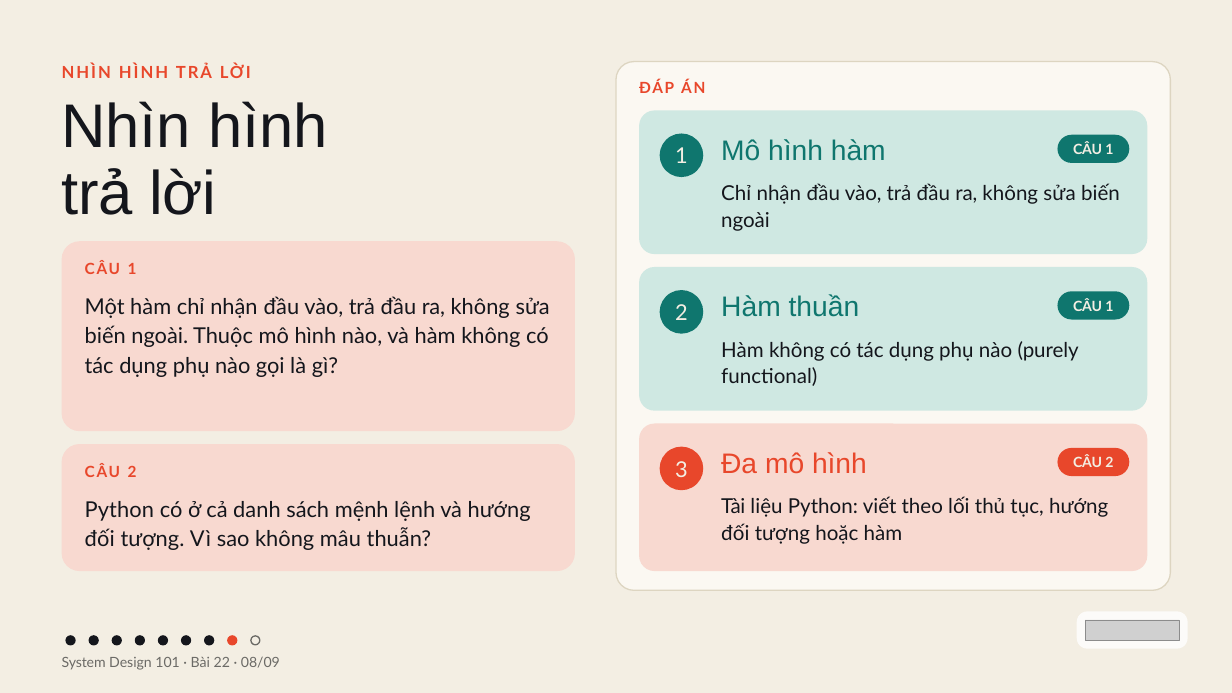
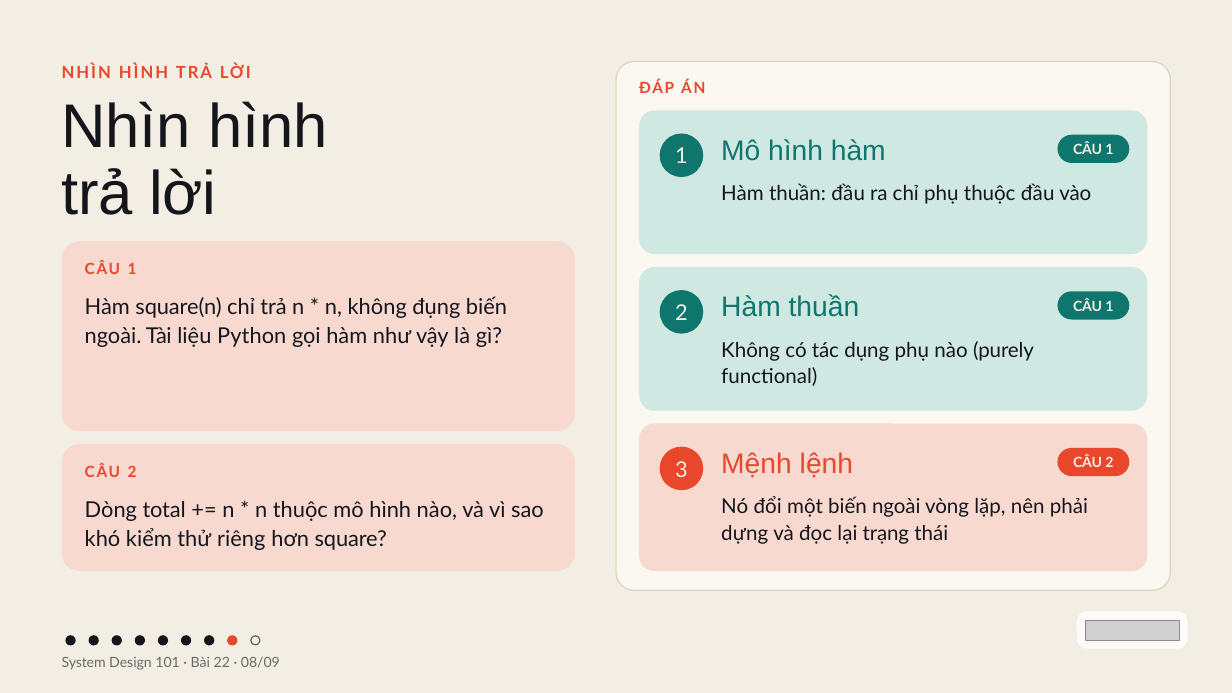
Before and after one commit to vohoailinh90/tool-marketing-studio, a slide deck: slide 8 of system-design-101/vi/lessons/sd-10-022/slides/sd-10-022.pptx. Drawn at 1232x693 pixels with LibreOffice and Linux fonts; fonts in the diff are those of the drawing; grey boxes stand for pictures. Boxes give left, top, right and bottom in pixels: in the first picture for what was removed or moved away, otherwise in the second. Text is boxed around its words. In the diff, an @@ line names an element or a change of style, - is before the commit and + after.

```diff
--- a/system-design-101/vi/lessons/sd-10-022/slides/sd-10-022.pptx
+++ b/system-design-101/vi/lessons/sd-10-022/slides/sd-10-022.pptx
@@ text at <box>721,183,1091,204</box>: text changed @@
-Chỉ nhận đầu vào, trả đầu ra, không sửa biến ngoài
+Hàm thuần: đầu ra chỉ phụ thuộc đầu vào
@@ text at <box>85,296,507,347</box>: text changed @@
-Một hàm chỉ nhận đầu vào, trả đầu ra, không sửa biến ngoài. Thuộc mô hình nào, và hàm không có tác dụng phụ nào gọi là gì?
+Hàm square(n) chỉ trả n * n, không đụng biến ngoài. Tài liệu Python gọi hàm như vậy là gì?
@@ text at <box>721,341,1034,386</box>: text changed @@
-Hàm không có tác dụng phụ nào (purely functional)
+Không có tác dụng phụ nào (purely functional)
@@ text at <box>721,452,853,478</box>: text changed @@
-Đa mô hình
+Mệnh lệnh
@@ text at <box>85,501,544,550</box>: text changed @@
-Python có ở cả danh sách mệnh lệnh và hướng đối tượng. Vì sao không mâu thuẫn?
+Dòng total += n * n thuộc mô hình nào, và vì sao khó kiểm thử riêng hơn square?
@@ text at <box>721,496,1088,544</box>: text changed @@
-Tài liệu Python: viết theo lối thủ tục, hướng đối tượng hoặc hàm
+Nó đổi một biến ngoài vòng lặp, nên phải dựng và đọc lại trạng thái
```
Also in this commit, not shown: 8 other slides changed.
